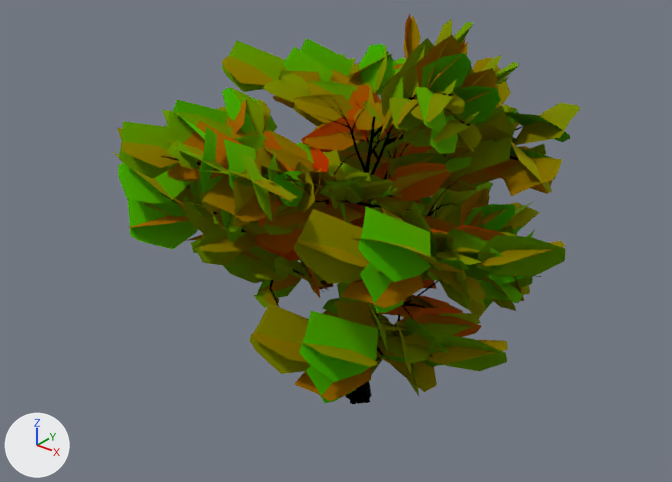
One commit to the glTF model Meshes/Trees/Tree_med_1.glb: the scene before it, then after it.
One viewpoint serves both versions: a 50 mm camera at (40.5, -53.7, 46.6) aimed at (-0.6, -2.3, 14.7). The axes (+X, +Y, +Z) are drawn at lower left. The lights are the same throughout. Objects named as collision shapes, trigger or cutter boxes, shadow casters or lower levels of detail are left out.

Names of what the first picture shows: 'Tree med 1'.
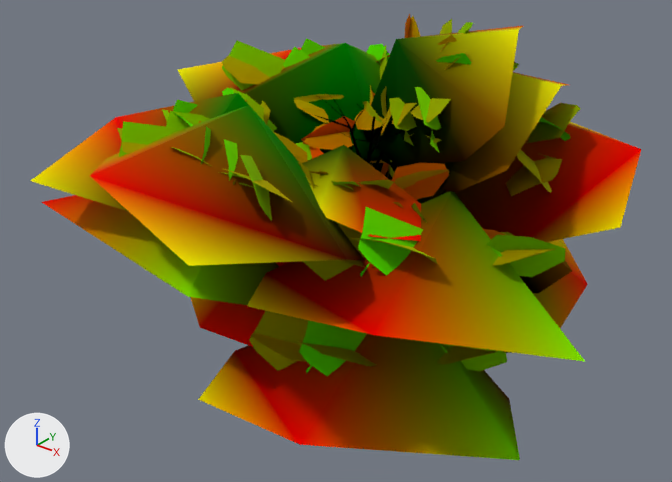
Location of each change, [x1, y1, x2, y2] in pixels of the pictures (672 x 482 px):
'Tree med 1 LOD1', added: after [31, 26, 641, 460]
    faces in mat_tree_branch_lod: [31, 26, 641, 460]
    faces in mat_bark: [317, 109, 388, 177]
'Tree med 1', recoloured: [113, 14, 578, 404] in both

Edits to the bpy script that builds the scene:
```text
Change mat_tree_branch:
    remove n4 = _N.new('ShaderNodeMix'); n4.name = 'Mix'
    remove n4.data_type = 'RGBA'
    remove n4.blend_type = 'MULTIPLY'
    remove n4.inputs[0].default_value = 1.0  # 'Factor'
    remove n4.inputs[7].default_value = (0.8, 0.8, 0.8, 1.0)  # 'B', white #e7e7e7
    where n0 = _N.new('ShaderNodeBsdfPrincipled'); n0.name = 'Principled BSDF'
    where n5 = _N.new('ShaderNodeVertexColor'); n5.name = 'Color Attribute'
    remove _L.new(n4.outputs[2], n0.inputs[0])  # 'Result' to 'Base Color'
    remove _L.new(n5.outputs[0], n4.inputs[6])  # 'Color' to 'A'
    add _L.new(n5.outputs[0], n0.inputs[0])  # 'Color' to 'Base Color'
Add mat_tree_branch_lod:
    mat_tree_branch_lod = bpy.data.materials.new('Tree branch lod')
    # nodes: BsdfPrincipled, Math, OutputMaterial, VertexColor
Add me_tree_022:
    me_tree_022.from_pydata(...)  # 996 vertices, 1219 faces; spans x -20.4..21.6, y -25.4..23.1, z -1.1..31.1
    # faces by material slot: [1091, 128]
    me_tree_022.materials.append(mat_bark)
    me_tree_022.materials.append(mat_tree_branch_lod)
Add ob_tree_med_1_lod1:
    ob_tree_med_1_lod1 = bpy.data.objects.new('Tree med 1 LOD1', me_tree_022)
    ob_tree_med_1_lod1.location = (0.0, 0.0, 0.0)
```
